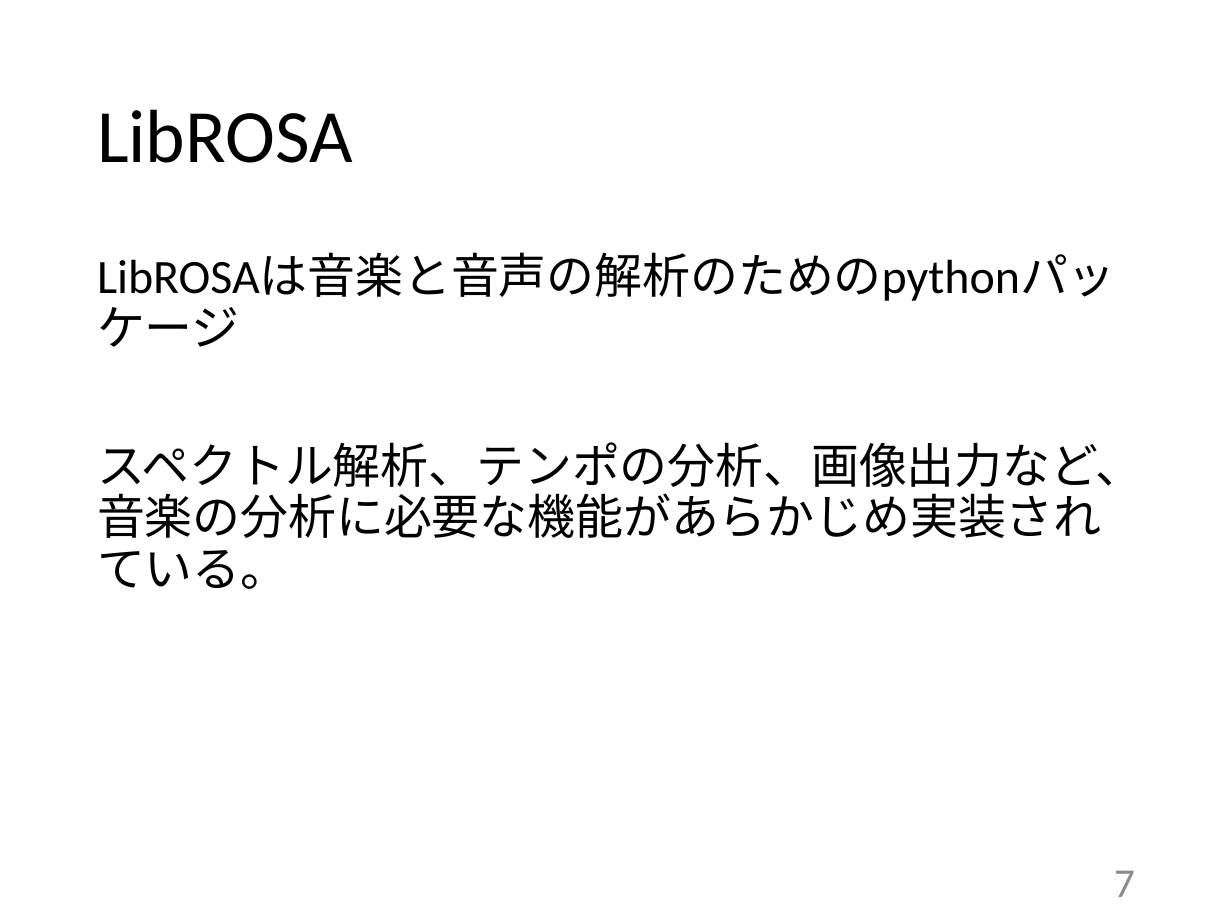
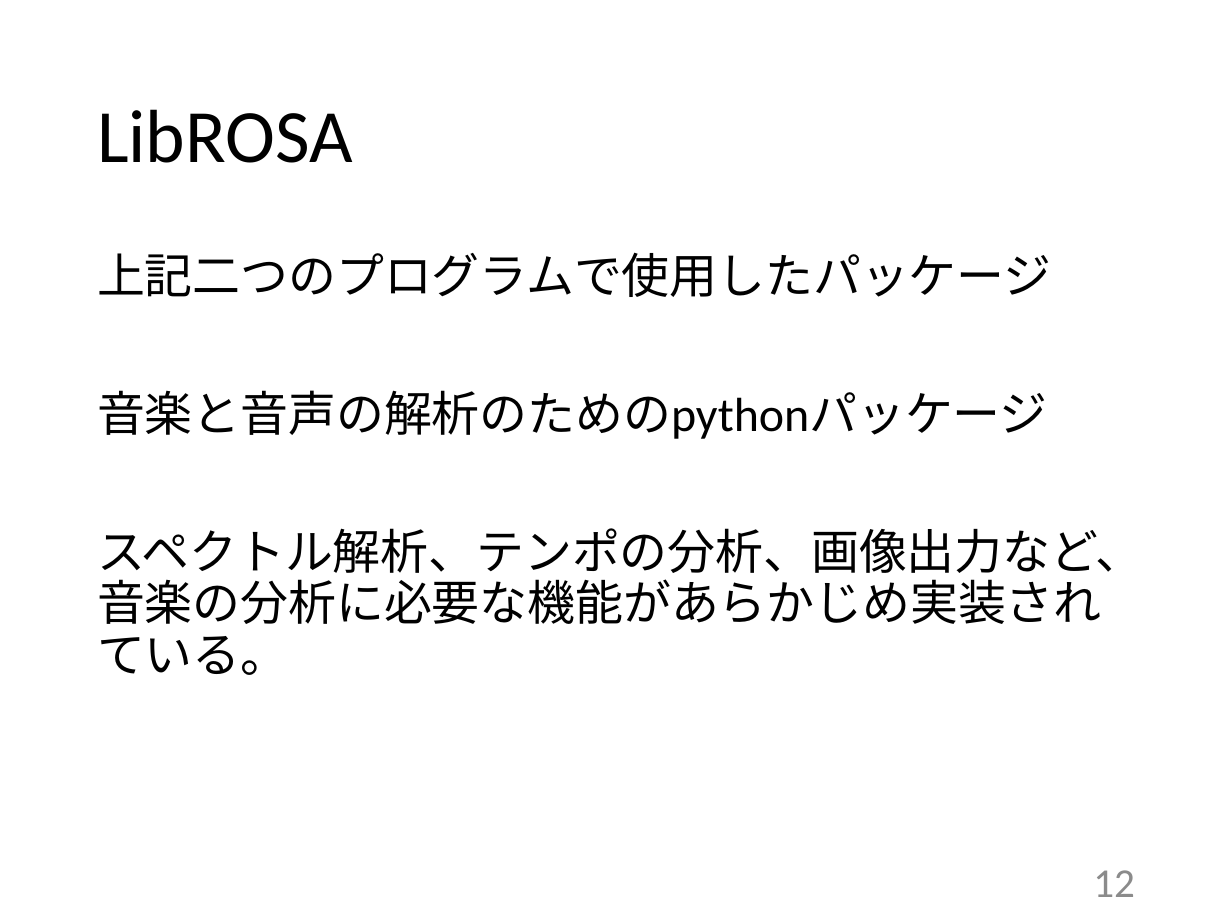
Before and after one commit to kait-takanolab/1821144-yoshii-thesis, a slide deck: slide 12 of 発表用スライド/1821144_yoshii_thesis_ver2.pptx (slide 7 before the commit). Drawn at 1232x924 pixels with LibreOffice and Linux fonts; fonts in the diff are those of the drawing. Boxes give left, top, right and bottom in pixels: in the first picture for what was removed or moved away, otherwise in the second. Text is boxed around its words. In the diff, an @@ line names an element or a change of style, - is before the commit and + after.

```diff
--- a/発表用スライド/1821144_yoshii_thesis_ver2.pptx
+++ b/発表用スライド/1821144_yoshii_thesis_ver2.pptx
@@ text at [97,252,1052,439]: text changed @@
-LibROSAは音楽と音声の解析のためのpythonパッケージ
+上記二つのプログラムで使用したパッケージ
+音楽と音声の解析のためのpythonパッケージ
@@ page number at [1093,870,1135,897]: text changed @@
-7
+12
```
Also in this commit, not shown: 2 other slides changed, 2 slides added, 1 slide removed, 4 other files.
